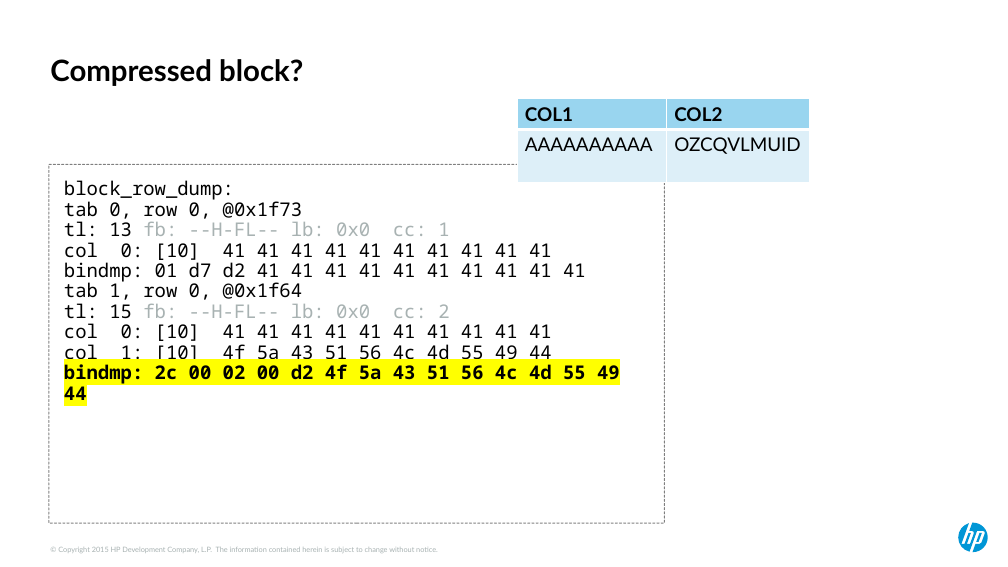
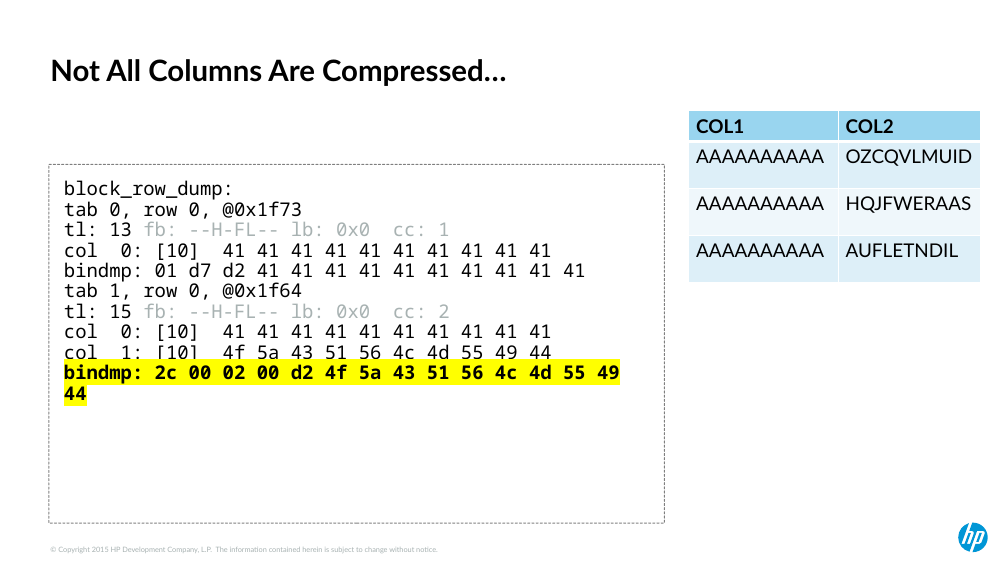
Before and after one commit to Dyland28/HP-Data-Compression, a slide deck: slide 6 of compression_sand_weiss_hotsos_2018.pptx. Drawn at 1008x567 pixels with LibreOffice and Linux fonts; fonts in the diff are those of the drawing. Boxes give left, top, right and bottom in pixels: in the first picture for what was removed or moved away, otherwise in the second. Text is boxed around its words. In the diff, an @@ line names an element or a change of style, - is before the commit and + after.

```diff
--- a/compression_sand_weiss_hotsos_2018.pptx
+++ b/compression_sand_weiss_hotsos_2018.pptx
@@ title at (50, 59, 506, 86): text changed @@
-Compressed block?
+Not All Columns Are Compressed…
@@ table at (689, 111, 981, 283) @@
+row 3: AAAAAAAAAA | HQJFWERAAS
+row 4: AAAAAAAAAA | AUFLETNDIL
@@ table: place and size @@
-table at (517, 99, 809, 182)
+table at (689, 111, 981, 283)
```
Also in this commit, not shown: 9 other slides changed.
